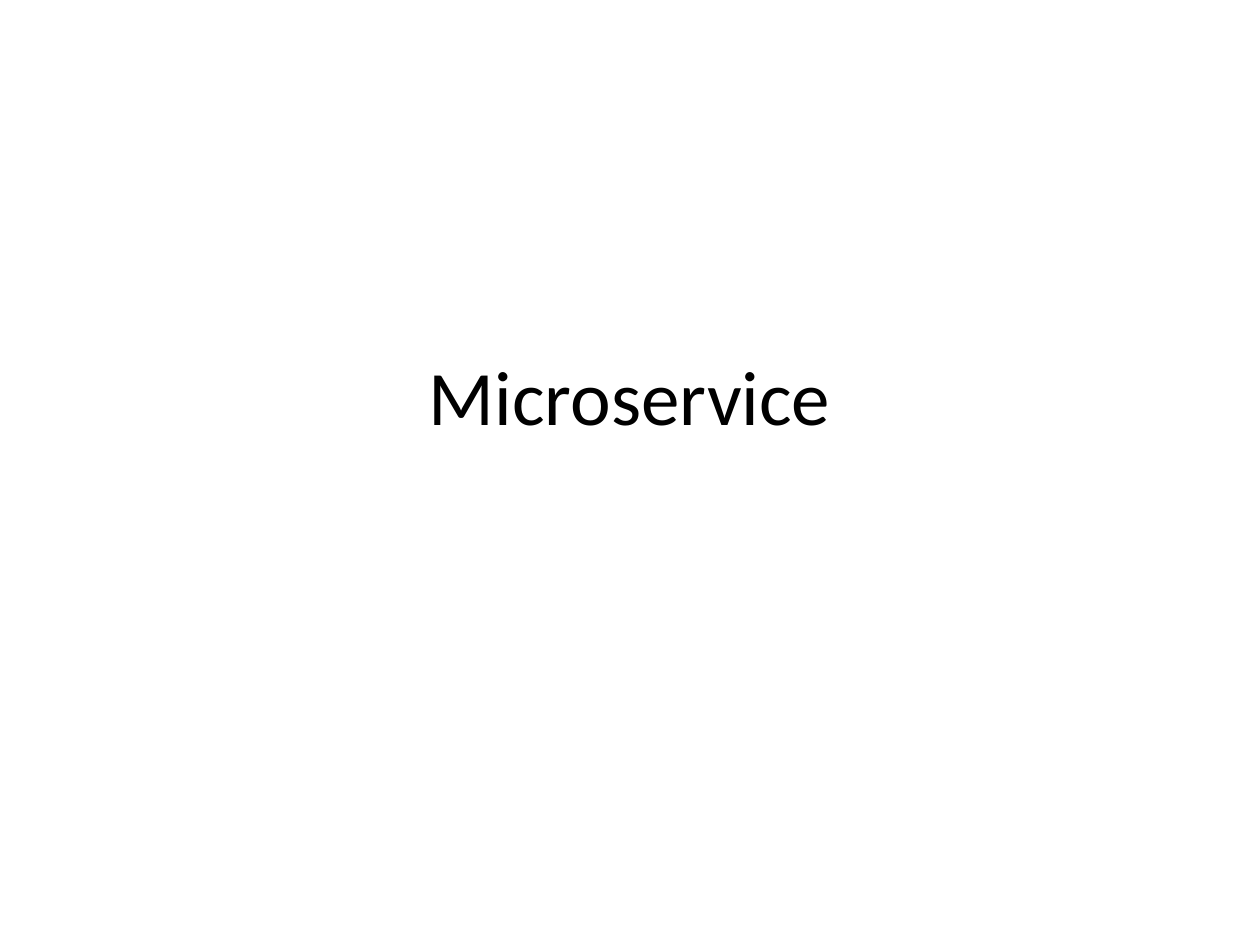
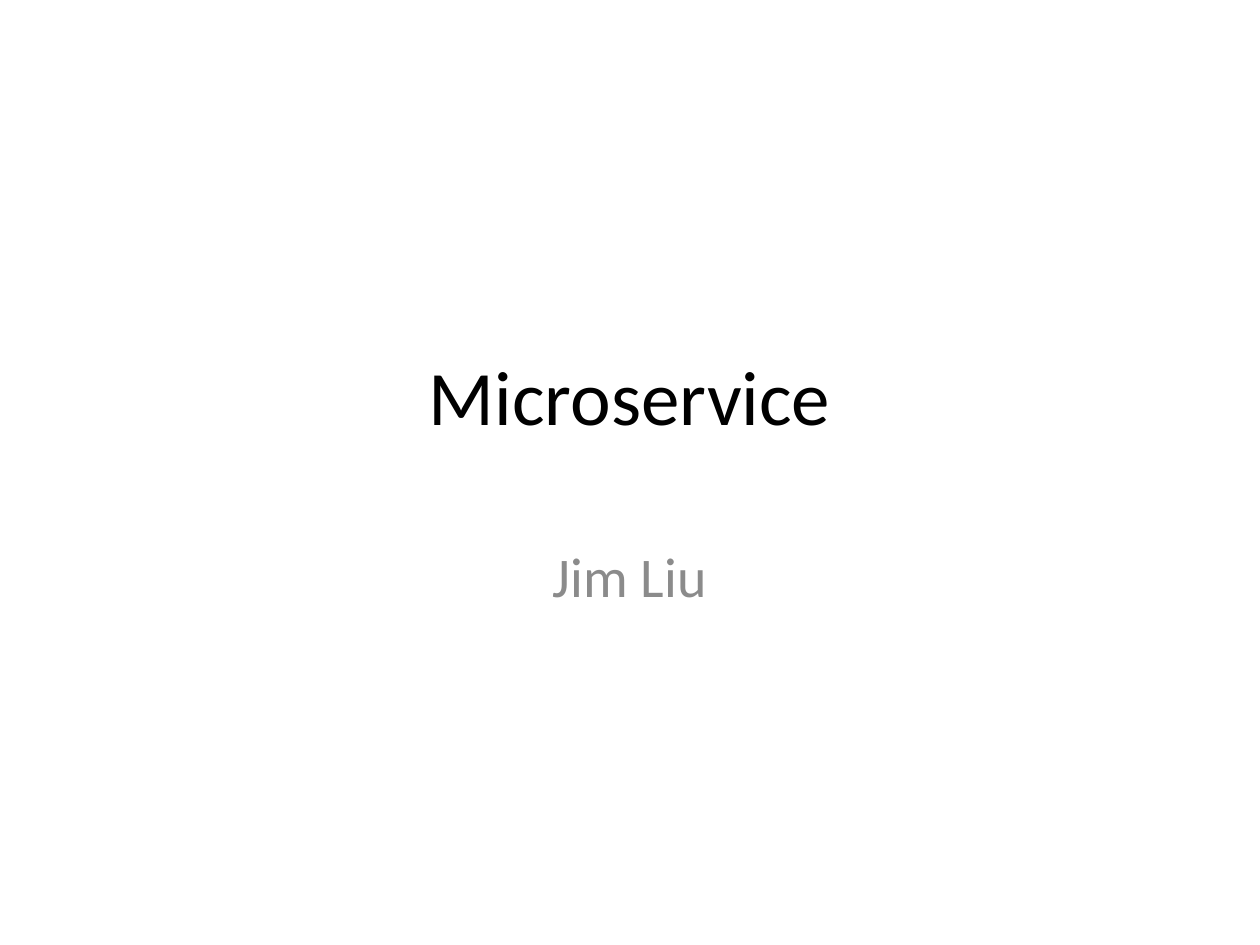
Before and after one commit to jimliu7434/microservice-sample, a slide deck: slide 1 of Microservice.pptx. Drawn at 1260x945 pixels with LibreOffice and Linux fonts; fonts in the diff are those of the drawing. Boxes give left, top, right and bottom in pixels: in the first picture for what was removed or moved away, otherwise in the second. Text is boxed around its words. In the diff, an @@ line names an element or a change of style, - is before the commit and + after.

```diff
--- a/Microservice.pptx
+++ b/Microservice.pptx
@@ subtitle added at (553, 558, 707, 598), 32 pt, text #8C8C8C @@
+Jim Liu
```
Also in this commit, not shown: 8 other slides changed, 3 slides added.
